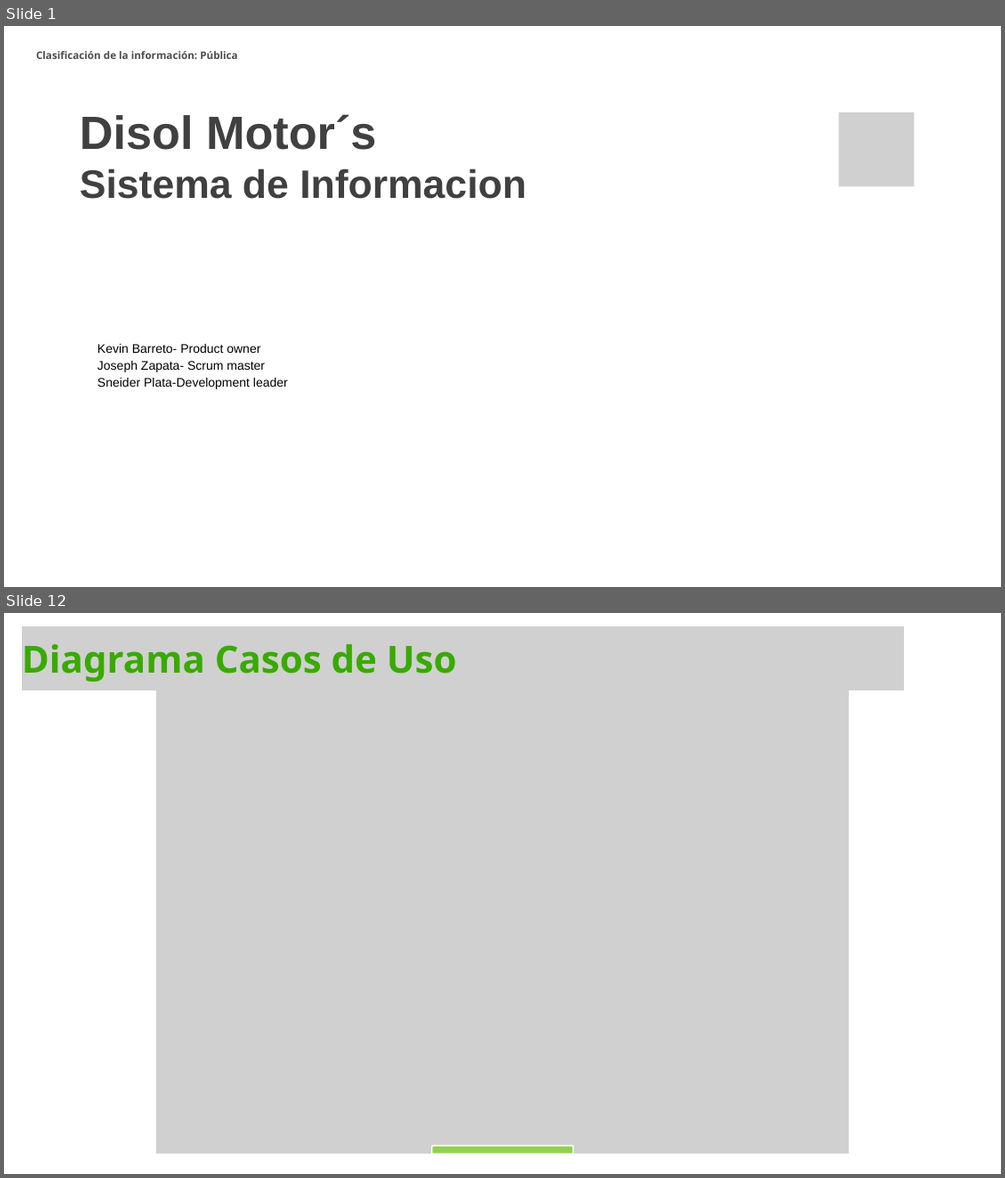
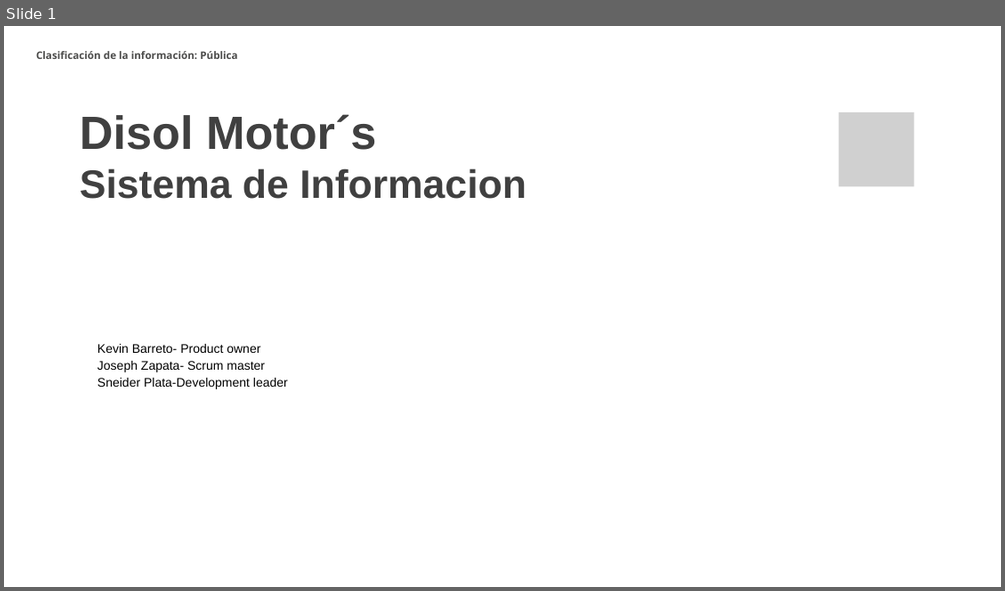
Before and after one commit to JoZeP-zip/DMI_sistema_de_informacion, a slide deck: Documentacion/Presentacion-DMI .pptx. Shown one above the other, each under a label of ours: slides 1 and 12 before the commit, slide 1 after it; the slides between them are not shown. The pictures are 1005x1178 and 1005x591 pixels, drawn with LibreOffice and Linux fonts; fonts in the diff are those of the drawing; grey boxes stand for pictures; background and template pictures are left out. Boxes give left, top, right and bottom in pixels: in the first picture for what was removed or moved away, otherwise in the second. Text is boxed around its words. In the diff, an @@ line names an element or a change of style, - is before the commit and + after.

```diff
--- a/Documentacion/Presentacion-DMI .pptx
+++ b/Documentacion/Presentacion-DMI .pptx
@@ slide 12 removed at (4,613,1001,1174), background picture (left out) @@
@@ picture removed at (22,626,904,690) @@
@@ text removed at (22,644,457,682) @@
-Diagrama Casos de Uso
@@ picture removed at (156,677,849,1153) @@
@@ round same rect removed at (431,1145,573,1154) @@
```
Also in this commit, not shown: 6 slides changed, 6 other slides removed, 3 other files.
